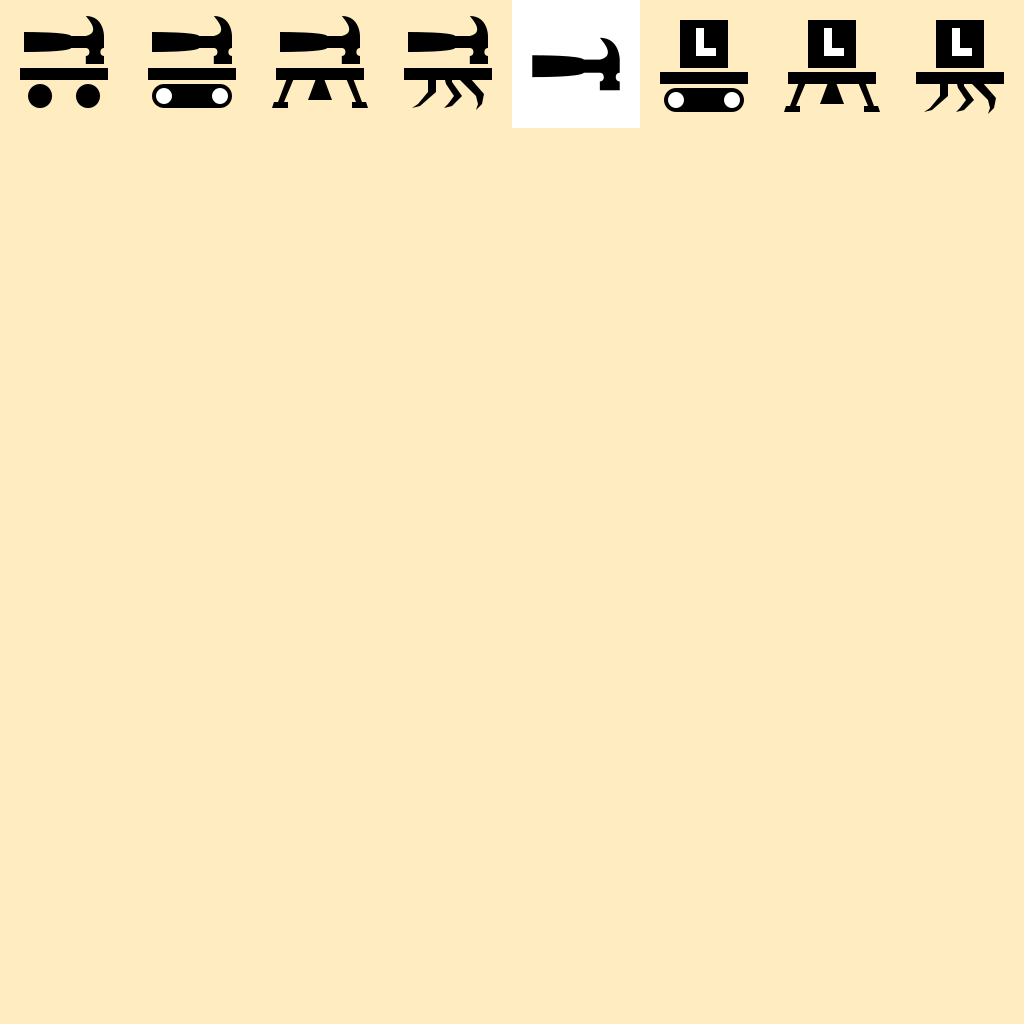
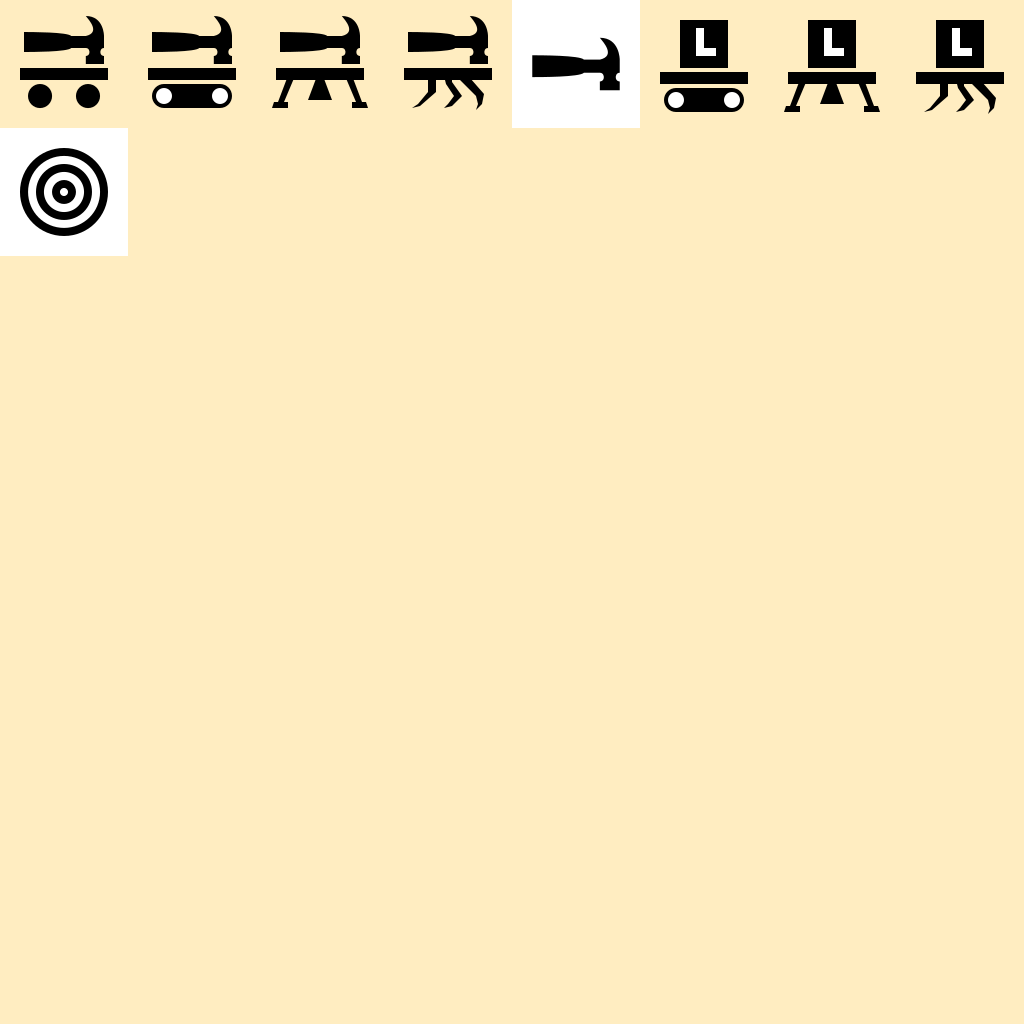
The second 1024px x 1024px image is a revision of the first. Changes to its layers:
added layer "Target-research-icon" above "Trainer-Icons" over [0, 128, 128, 256]
